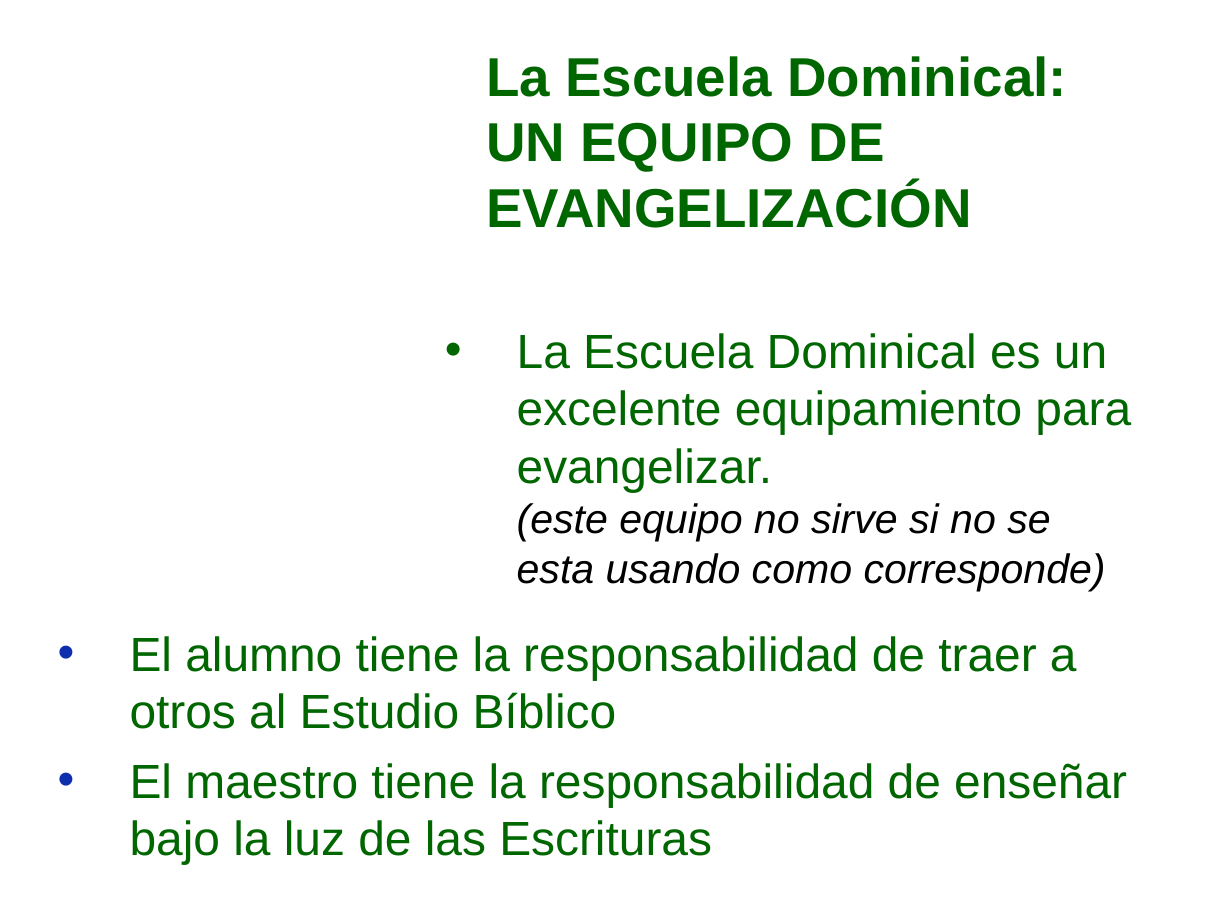
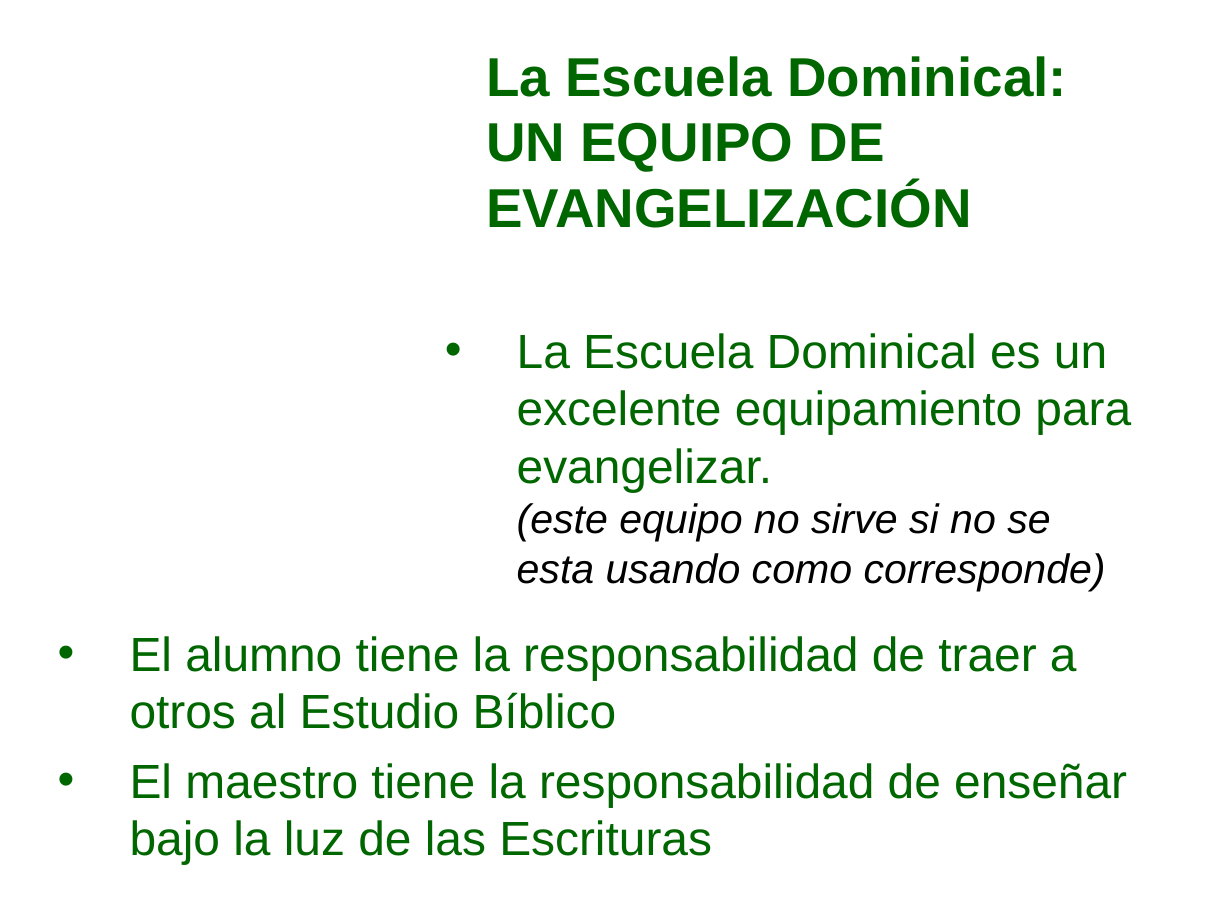
Before and after one commit to afols/iglesia, a slide deck: slide 8 of trunk/ iglesia --username adrianfols/Escuela Dominical/Iglecrecimiento/Mi_iglesia_puede_S3.ppt. Drawn at 1232x924 pixels with LibreOffice and Linux fonts; fonts in the diff are those of the drawing; background and template pictures are left out. Boxes give left, top, right and bottom in pixels: in the first picture for what was removed or moved away, otherwise in the second. Text is boxed around its words. In the diff, an @@ line names an element or a change of style, - is before the commit and + after.

```diff
--- a/trunk/ iglesia --username adrianfols/Escuela Dominical/Iglecrecimiento/Mi_iglesia_puede_S3.ppt
+++ b/trunk/ iglesia --username adrianfols/Escuela Dominical/Iglecrecimiento/Mi_iglesia_puede_S3.ppt
@@ text "El alumno tiene la responsabilidad ..." at (130,636,1127,864): bullet colour #0E2FAD to #006600 @@
```
Also in this commit, not shown: 1 other slide changed, 1 slide added.
